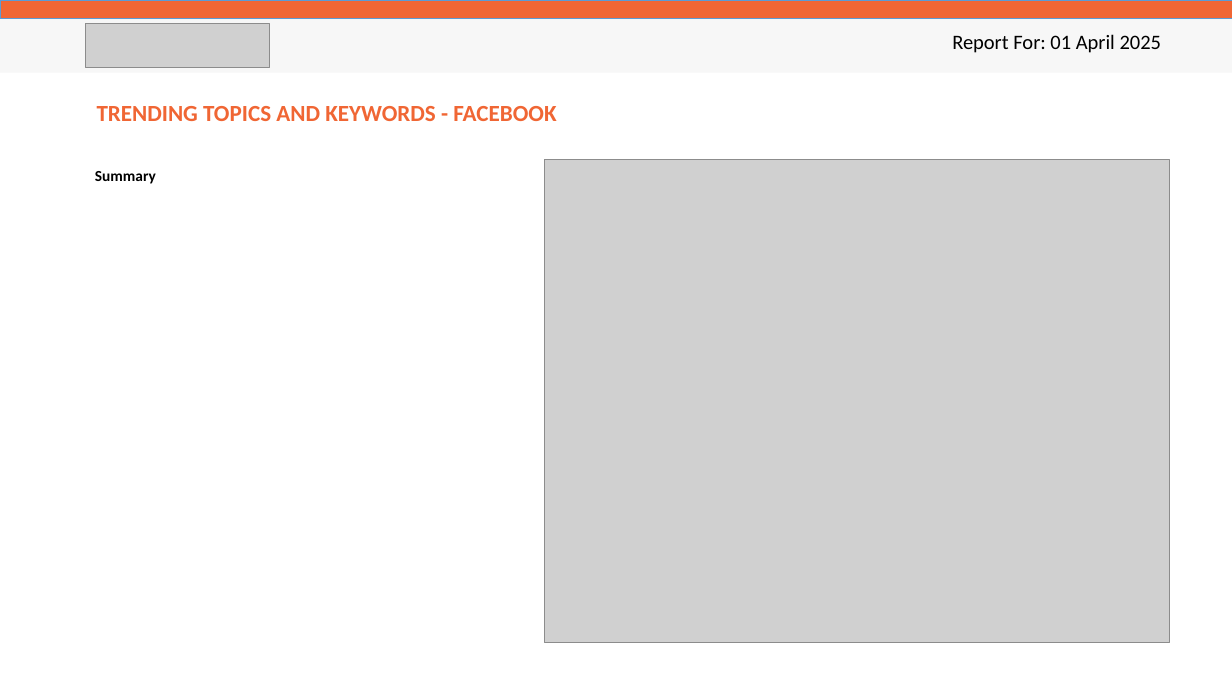
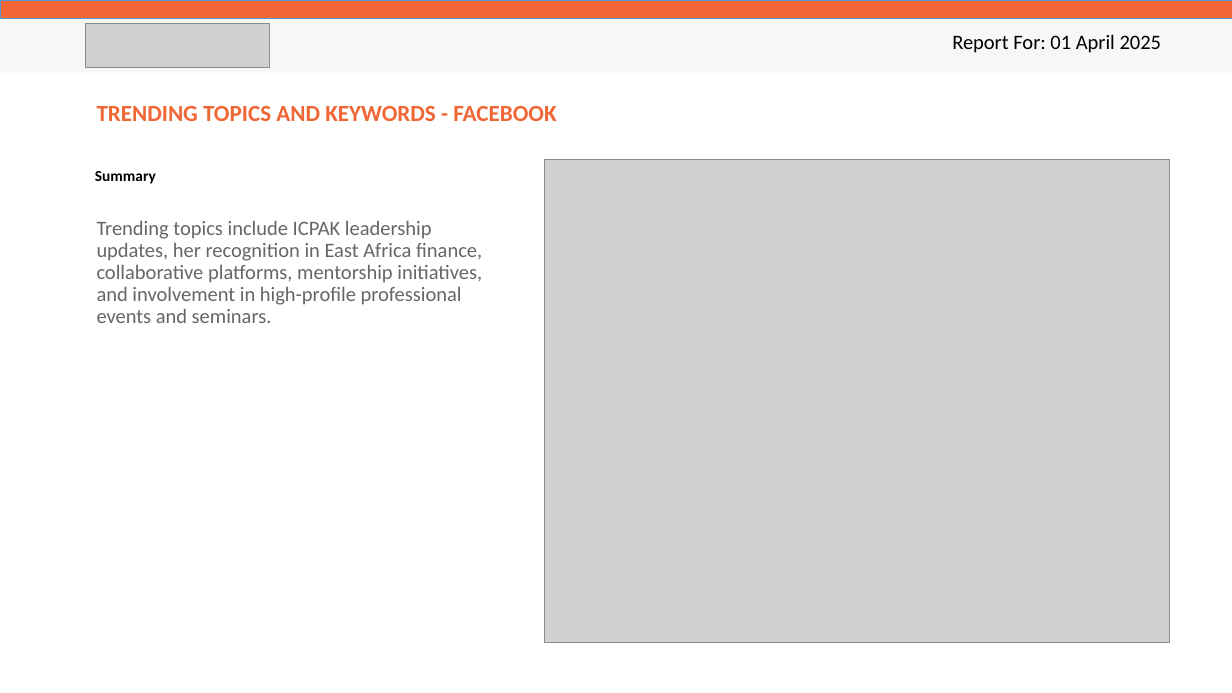
Before and after one commit to Oxygene-Creative/o2-audiovisual-api, a slide deck: slide 24 of app/reporters/samples/digital_safaricom.pptx. Drawn at 1232x693 pixels with LibreOffice and Linux fonts; fonts in the diff are those of the drawing; grey boxes stand for pictures. Boxes give left, top, right and bottom in pixels: in the first picture for what was removed or moved away, otherwise in the second. Text is boxed around its words. In the diff, an @@ line names an element or a change of style, - is before the commit and + after.

```diff
--- a/app/reporters/samples/digital_safaricom.pptx
+++ b/app/reporters/samples/digital_safaricom.pptx
@@ text added at bbox=[97, 221, 482, 323], 16 pt, text #666666 @@
+Trending topics include ICPAK leadership updates, her recognition in East Africa finance, collaborative platforms, mentorship initiatives, and involvement in high-profile professional events and seminars.
```
Also in this commit, not shown: 13 other slides changed, 10 other files.
